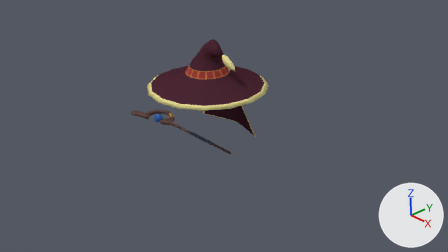
Two versions of the Blender file ART/meatball/ExplosionWitch/ExplosionWitchSuit.blend, one commit apart.
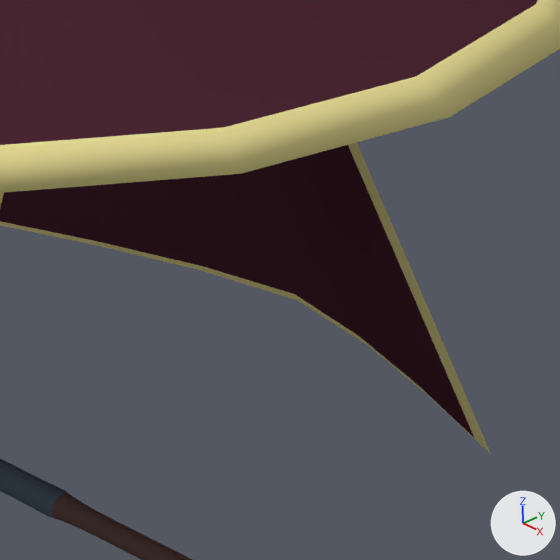
Old and new are each drawn from the file's camera 'Camera' and again close up on the part from 46% to 59% of the width and 36% to 59% of the height. The lights are fixed; the arrows at lower right show +X, +Y and +Z.

The scene before the commit, as lines of its bpy script (objects in view):
```python
me_vert_001 = bpy.data.meshes.new('Vert.001')
me_vert_001.from_pydata(...)  # 228 vertices, 235 faces; spans x -2.71..0.72, y -0.47..0.37, z -0.13..0.08
# faces by material slot: [143, 44, 40, 8]
me_vert_001.materials.append(mat_wood)  # brown #5f4843
me_vert_001.materials.append(mat_bblue)  # dark blue #4c5a68
me_vert_001.materials.append(mat_blue)  # blue #3663b0
me_vert_001.materials.append(mat_dyellow)  # orange #bd9136
me_平面 = bpy.data.meshes.new('平面')
me_平面.from_pydata(...)  # 507 vertices, 504 faces; spans x -1.32..1.32, y -1.32..1.32, z 1.41..2.46
me_平面.polygons.foreach_set('use_smooth', [True] * 504)
# faces by material slot: [112, 312, 16, 64]
me_平面.materials.append(mat_purple)  # brown #4b2733
me_平面.materials.append(mat_yellow)  # beige #e6db95
me_平面.materials.append(mat_red)  # red #9a3a38
me_平面.materials.append(mat_orange)  # orange #bd7d42
me_平面_002 = bpy.data.meshes.new('平面.002')
me_平面_002.from_pydata(...)  # 41 vertices, 30 faces; spans x 0.0..0.906, y 0.475..0.858, z 0.23..1.366
me_平面_002.polygons.foreach_set('use_smooth', [True] * 30)
# faces by material slot: [12, 18]
me_平面_002.materials.append(mat_yellow)  # beige #e6db95
me_平面_002.materials.append(mat_purple)  # brown #4b2733
ob_explosioncloak = bpy.data.objects.new('ExplosionCloak', me_平面_002)
ob_explosioncloak.location = (0.0, 0.0, 0.0)
_m = ob_explosioncloak.modifiers.new('鏡像', 'MIRROR')
_m.use_clip = True
ob_explosionhat = bpy.data.objects.new('ExplosionHat', me_平面)
ob_explosionhat.location = (0.0, 0.0, 0.0)
ob_explosionstaff = bpy.data.objects.new('ExplosionStaff', me_vert_001)
ob_explosionstaff.location = (0.0, 0.0, 0.0)
_m = ob_explosionstaff.modifiers.new('Subsurf', 'SUBSURF')
```
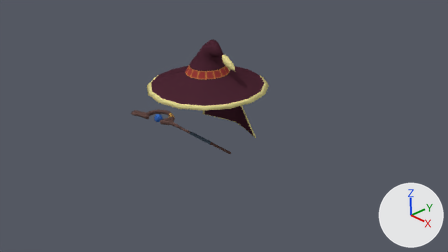
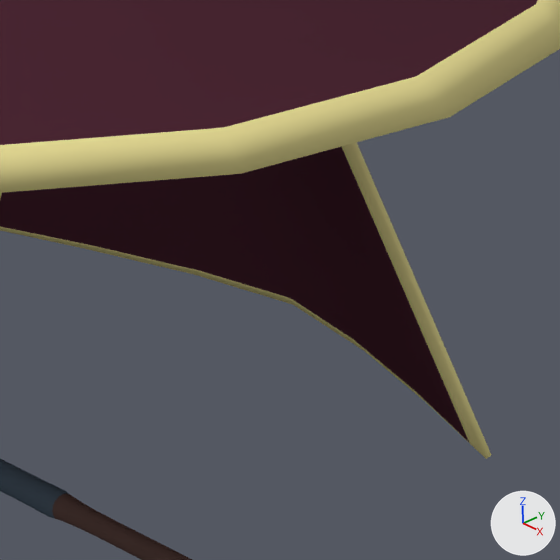
What changed in the scene script:
```text
Change ob_explosioncloak:
    add _m = ob_explosioncloak.modifiers.new('實體化', 'SOLIDIFY')
    add _m.thickness = 0.016
    add _m.nonmanifold_thickness_mode = 'FIXED'
    add _m.nonmanifold_merge_threshold = 0.0003
```

Pixel boxes [x1, y1, x2, y2] of what changed, in the close-ups (560 x 560 px):
'ExplosionCloak', modifiers changed: before [0, 142, 491, 454]; after [0, 142, 491, 459]
